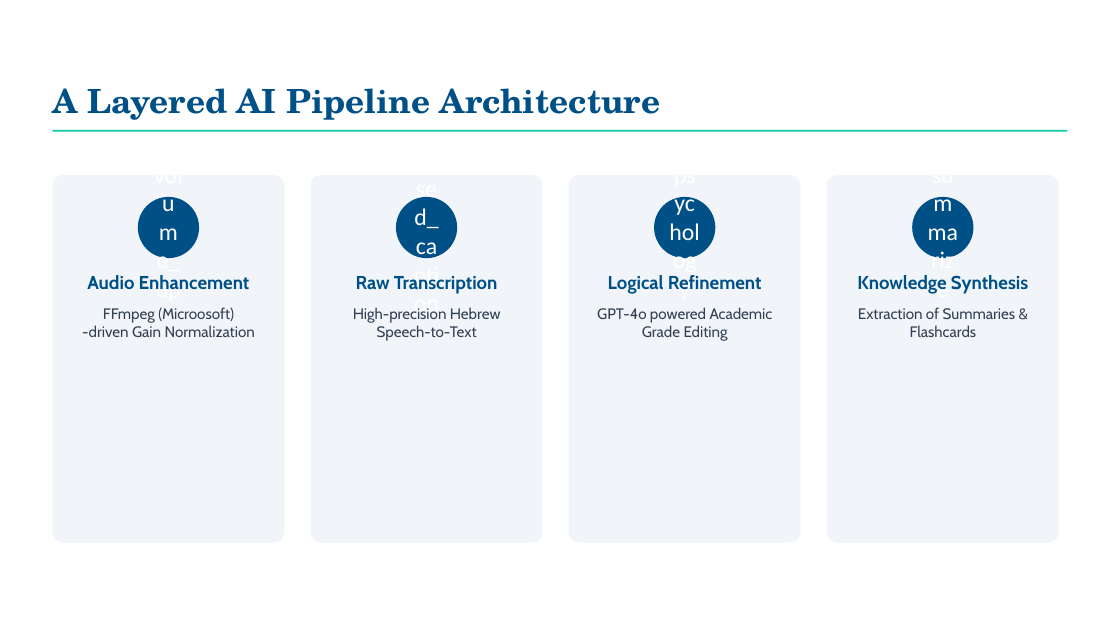
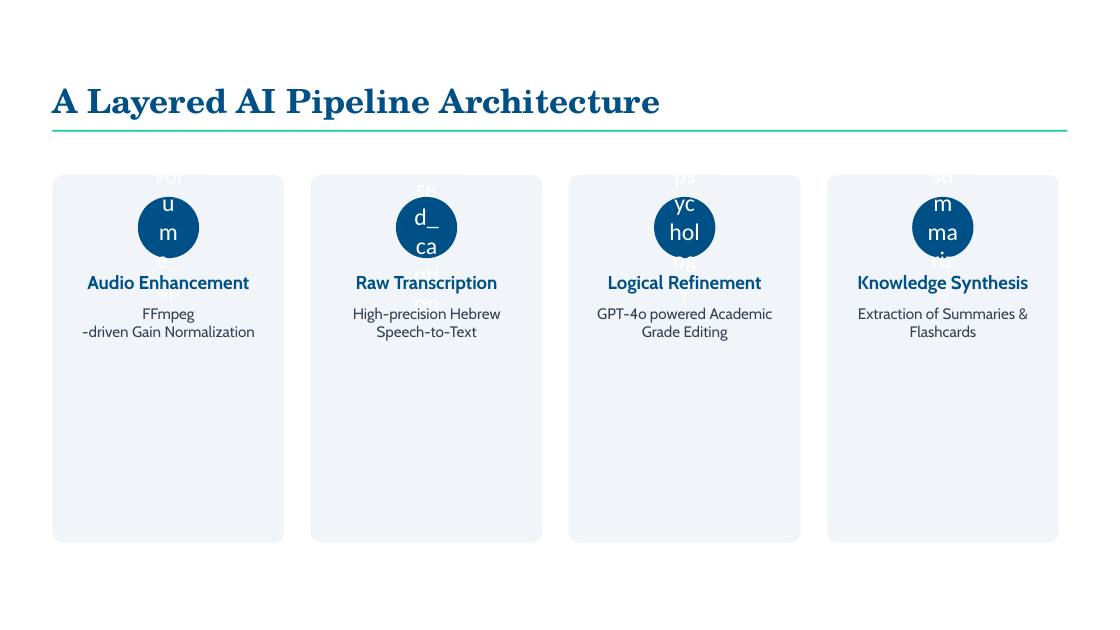
Before and after one commit to adi0258/AccessibleAcademic, a slide deck: slide 5 of documentation/submissions/presentation/Accessible Academic Presentation.pptx. Drawn at 1120x630 pixels with LibreOffice and Linux fonts; fonts in the diff are those of the drawing; background and template pictures are left out. Boxes give left, top, right and bottom in pixels: in the first picture for what was removed or moved away, otherwise in the second. Text is boxed around its words. In the diff, an @@ line names an element or a change of style, - is before the commit and + after.

Commit message:
edited presentation

```diff
--- a/documentation/submissions/presentation/Accessible Academic Presentation.pptx
+++ b/documentation/submissions/presentation/Accessible Academic Presentation.pptx
@@ text at box(82, 308, 255, 337): text changed @@
-FFmpeg (Microosoft)
--driven Gain Normalization
+FFmpeg
+-driven Gain Normalization
```
Also in this commit, not shown: 1 other slide changed, 1 other file.
